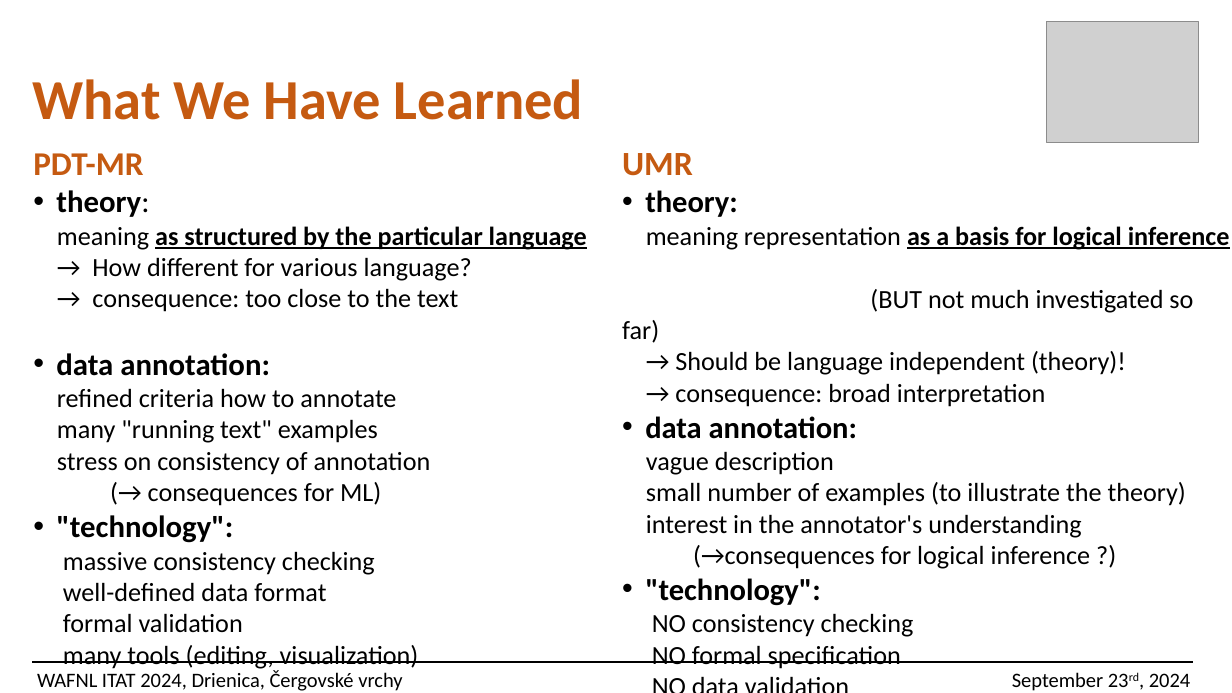
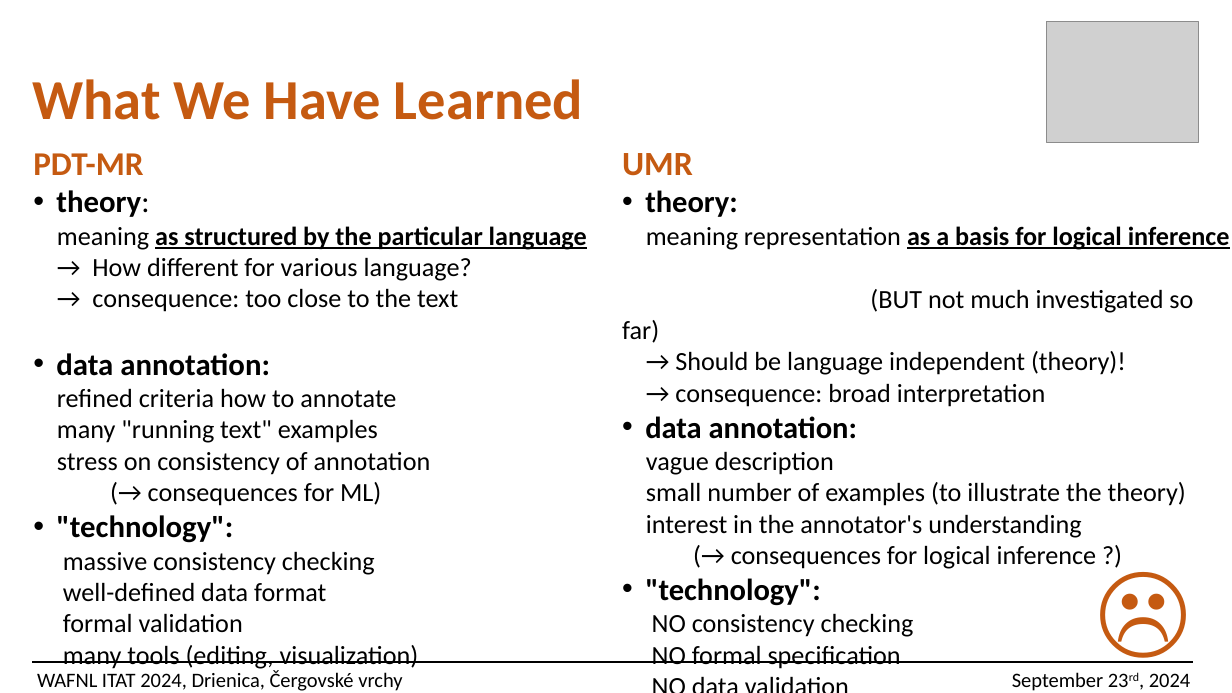
Before and after one commit to ufal/UMR, a slide deck: slide 31 of papers/2024-ITAT-slides.pptx (slide 30 before the commit). Drawn at 1232x693 pixels with LibreOffice and Linux fonts; fonts in the diff are those of the drawing; grey boxes stand for pictures. Boxes give left, top, right and bottom in pixels: in the first picture for what was removed or moved away, otherwise in the second. Text is boxed around its words. In the diff, an @@ line names an element or a change of style, - is before the commit and + after.

```diff
--- a/papers/2024-ITAT-slides.pptx
+++ b/papers/2024-ITAT-slides.pptx
@@ text added at [1081, 537, 1194, 671], 80 pt, text #C55A11 @@
+  ☹
@@ text at [731, 545, 1097, 569]: spaces changed @@
-(→consequences for logical inference ?)
+(→ consequences for logical inference ?)
```
Also in this commit, not shown: 18 other slides changed, 2 slides added, 1 slide removed, 1 other file.
